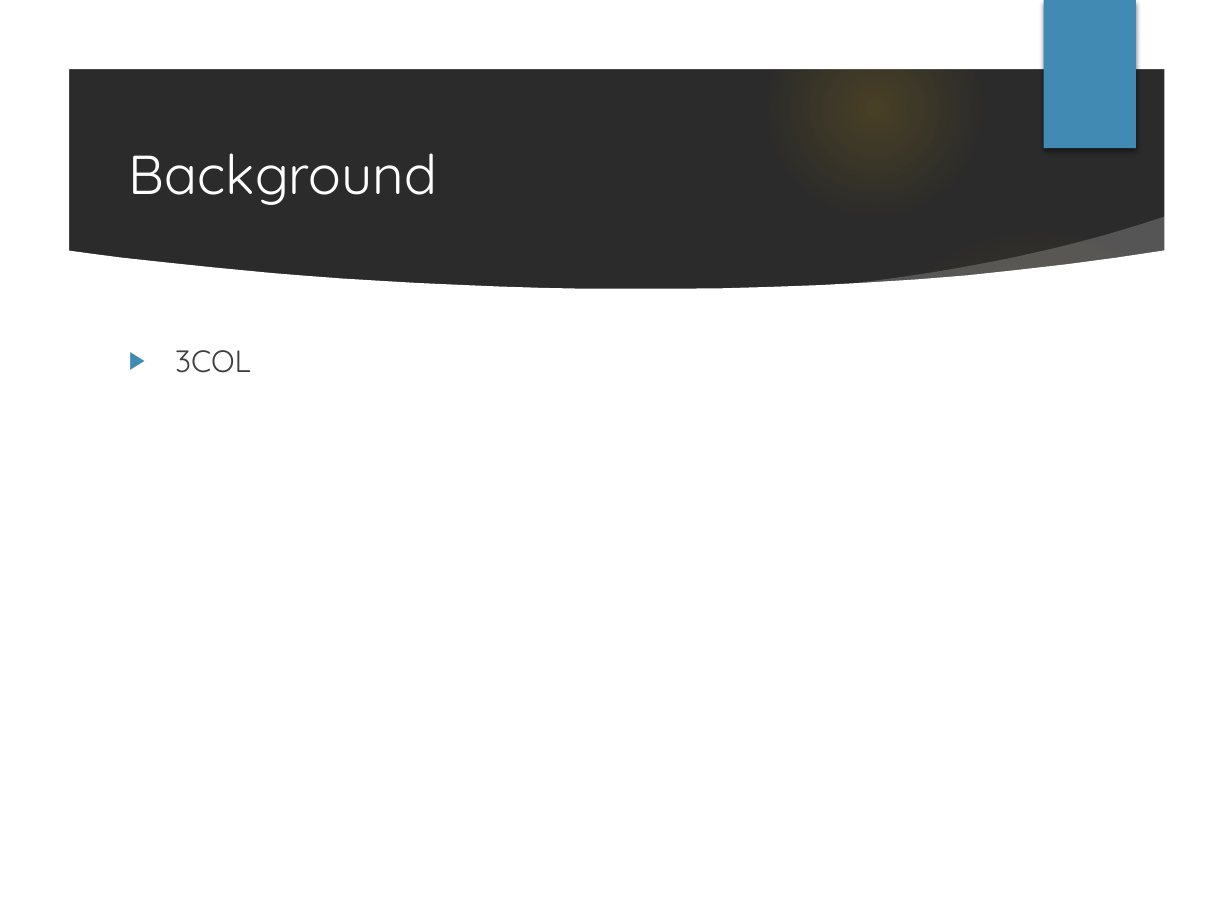
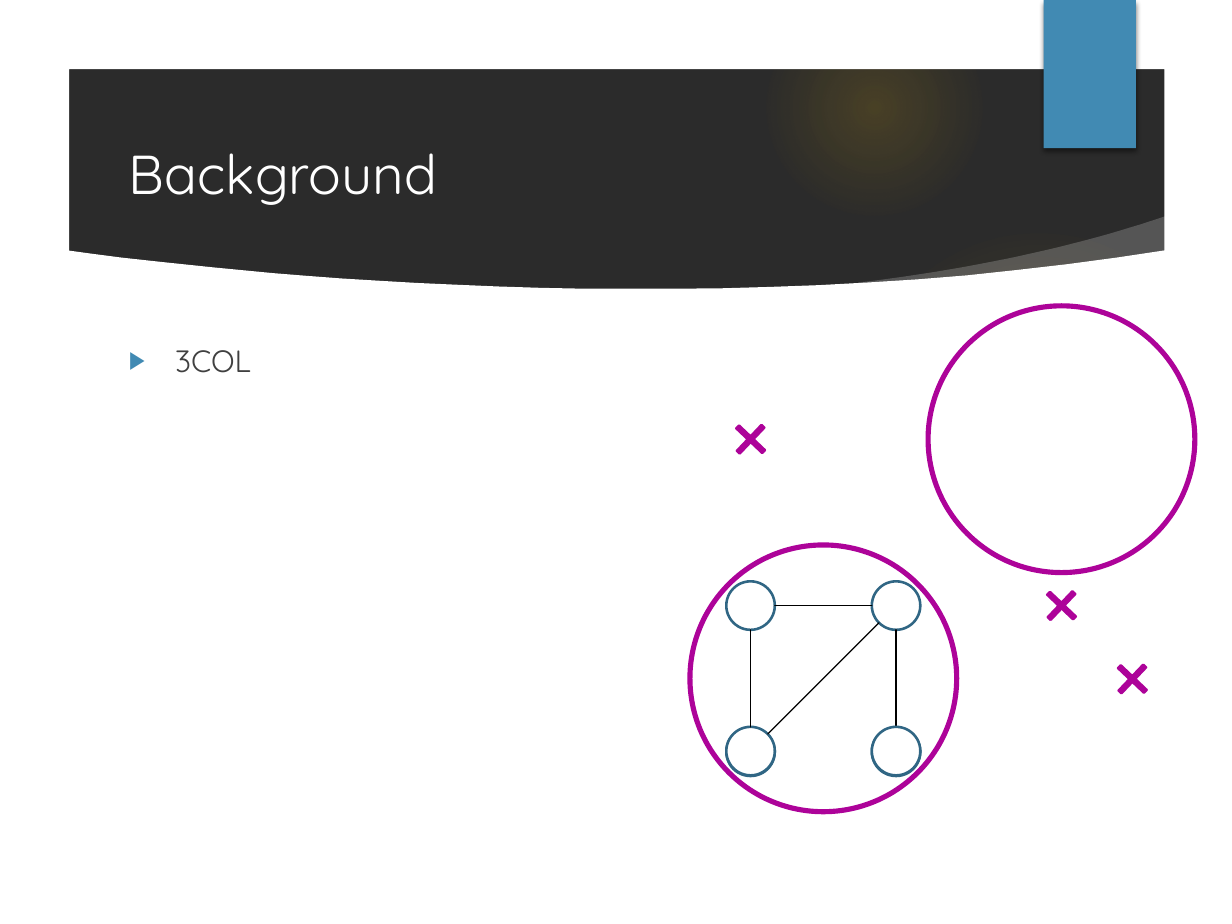
Before and after one commit to Masukane/slides, a slide deck: slide 3 of masukaneICIIC2018.pptm. Drawn at 1232x924 pixels with LibreOffice and Linux fonts; fonts in the diff are those of the drawing; background and template pictures are left out; a plain dark background stands for a picture behind light text. Boxes give left, top, right and bottom in pixels: in the first picture for what was removed or moved away, otherwise in the second. Text is boxed around its words. In the diff, an @@ line names an element or a change of style, - is before the commit and + after.

```diff
--- a/masukaneICIIC2018.pptm
+++ b/masukaneICIIC2018.pptm
@@ ellipse added at box(928, 306, 1195, 573), outline #AD0399 3 pt @@
@@ plus sign added at box(717, 405, 785, 473), fill #AD0399, outline #AD0399 1.5 pt @@
@@ ellipse added at box(690, 545, 957, 812), outline #AD0399 3 pt @@
@@ plus sign added at box(1027, 572, 1095, 639), fill #AD0399, outline #AD0399 1.5 pt @@
@@ group added at box(727, 631, 920, 776): 2 ellipses, 2 lines @@
@@ plus sign added at box(1098, 644, 1166, 712), fill #AD0399, outline #AD0399 1.5 pt @@
@@ group added at box(727, 582, 920, 775): 4 ellipses, 4 lines @@
```
Also in this commit, not shown: 1 other slide changed.
